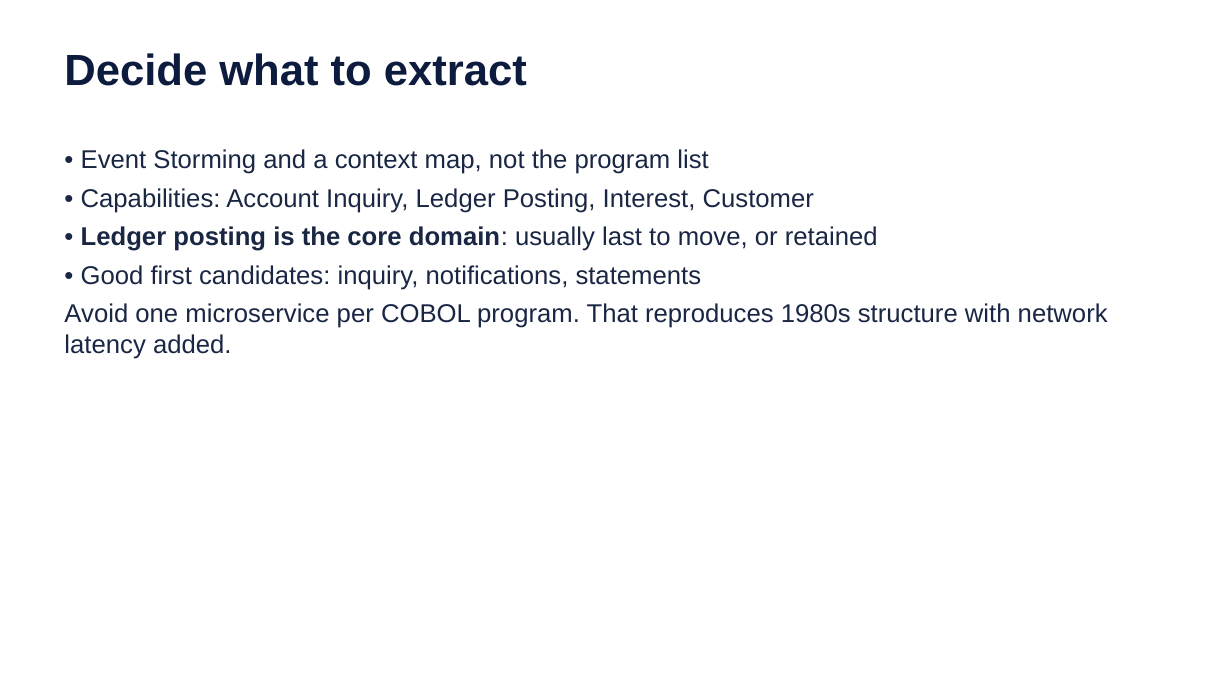
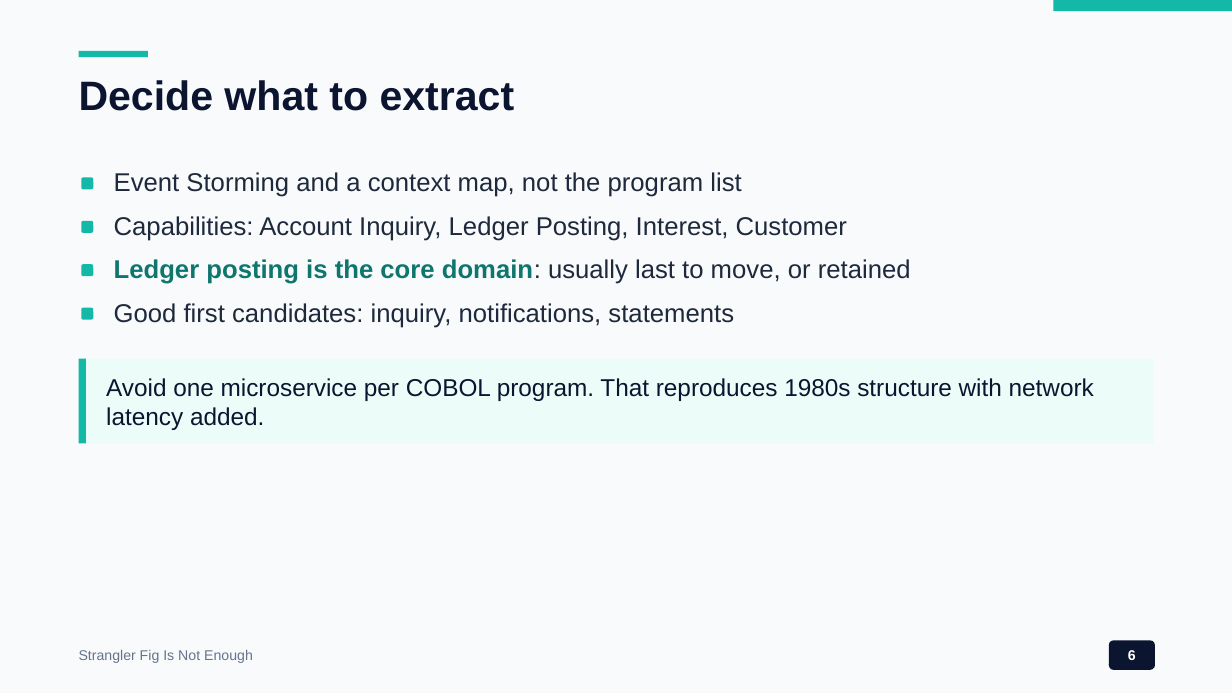
Before and after one commit to wallaceespindola/legacy-modernization-patterns, a slide deck: slide 6 of docs/presentations/legacy-modernization-patterns.pptx. Drawn at 1232x693 pixels with LibreOffice and Linux fonts; fonts in the diff are those of the drawing. Boxes give left, top, right and bottom in pixels: in the first picture for what was removed or moved away, otherwise in the second. Text is boxed around its words. In the diff, an @@ line names an element or a change of style, - is before the commit and + after.

```diff
--- a/docs/presentations/legacy-modernization-patterns.pptx
+++ b/docs/presentations/legacy-modernization-patterns.pptx
@@ background #FFFFFF to #F8FAFC @@
@@ rectangle added at (1054, 0, 1232, 11), fill #14B8A6 @@
@@ rectangle added at (79, 51, 148, 57), fill #14B8A6 @@
@@ text "Decide what to extract": place and size @@
-text "Decide what to extract" at (64, 53, 527, 86)
+text "Decide what to extract" at (79, 80, 515, 111)
@@ text "Decide what to extract" at (79, 80, 515, 111): size 34 to 32 pt, text colour #0D1B3E to #0B1530 @@
@@ text at (81, 149, 878, 290): paragraphs removed @@
-• Event Storming and a context map, not the program list
-• Capabilities: Account Inquiry, Ledger Posting, Interest, Customer
-• Ledger posting is the core domain: usually last to move, or retained
-• Good first candidates: inquiry, notifications, statements
@@ rounded rectangle added at (81, 177, 93, 189), fill #14B8A6 @@
@@ text added at (114, 172, 741, 197), 20 pt, text #1E293B @@
+Event Storming and a context map, not the program list
@@ rounded rectangle added at (81, 221, 93, 233), fill #14B8A6 @@
@@ text added at (114, 216, 847, 241), 20 pt, text #1E293B @@
+Capabilities: Account Inquiry, Ledger Posting, Interest, Customer
@@ rounded rectangle added at (81, 264, 93, 276), fill #14B8A6 @@
@@ text added at (114, 259, 911, 284), 20 pt, text #1E293B @@
+Ledger posting is the core domain: usually last to move, or retained
@@ rounded rectangle added at (81, 308, 93, 320), fill #14B8A6 @@
@@ text added at (114, 303, 734, 328), 20 pt, text #1E293B @@
+Good first candidates: inquiry, notifications, statements
@@ rectangle added at (79, 359, 1153, 444), fill #ECFDF9 @@
@@ rectangle added at (79, 359, 86, 444), fill #14B8A6 @@
@@ text "Avoid one microservice per COBOL ...": place and size @@
-text "Avoid one microservice per COBOL ..." at (64, 149, 1108, 359)
+text "Avoid one microservice per COBOL ..." at (106, 378, 1094, 430)
@@ text "Avoid one microservice per COBOL ..." at (106, 378, 1094, 430): size 20 to 19 pt, text colour #1A2744 to #0B1530; less space between paragraphs; vertical alignment top to middle @@
@@ text added at (79, 650, 253, 663), 11 pt, text #64748B @@
+Strangler Fig Is Not Enough
@@ rounded rectangle added at (1109, 640, 1155, 670), fill #0B1530, 11 pt, text #FFFFFF, bold @@
+6
```
Also in this commit, not shown: 22 other slides changed, 19 other files.
